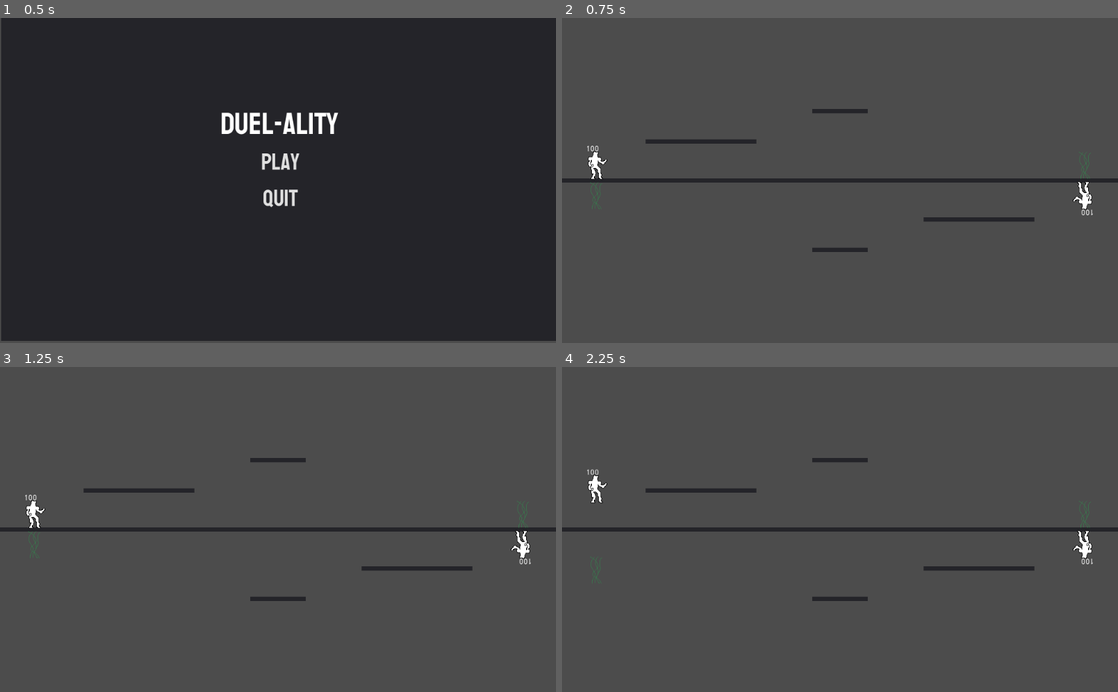
Above: before the commit, frames 1-4 (two rows, left to right).
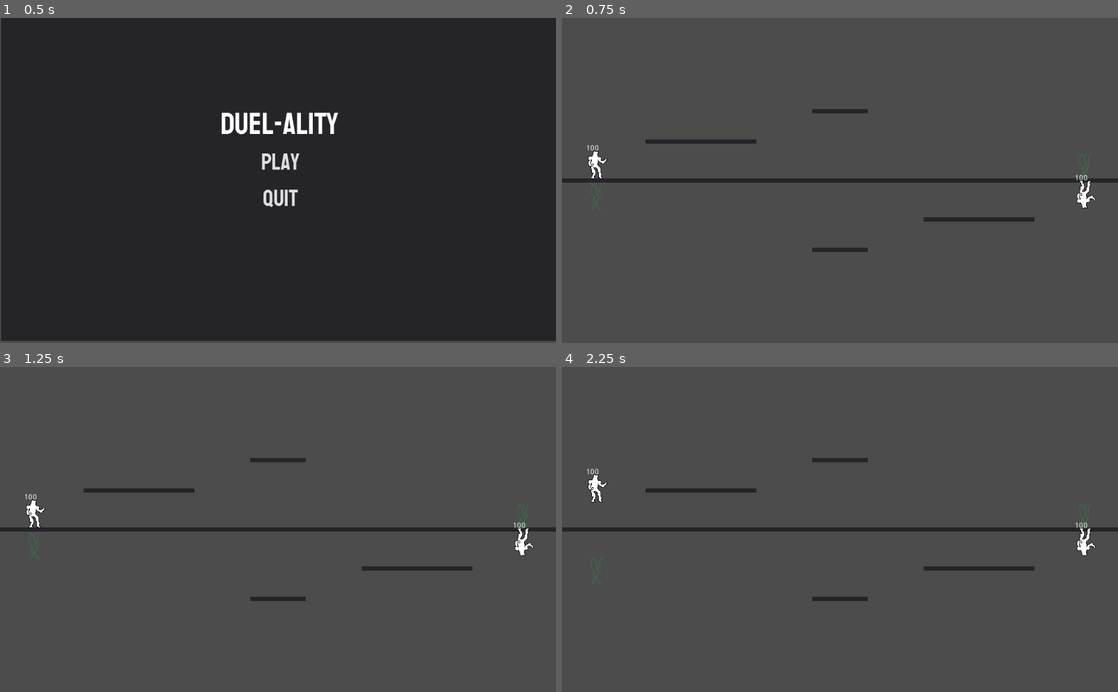
Above: after the commit, the same moments.

Repository: Isaacc1018/GameJam2022
Game: Godot game, scene res://Menu/Menu.tscn
Two runs of this game, one before a commit and one after it. Both use one fixed random seed, a clock stepped at 60 frames per second and the inputs below.
Inputs:
- Up to frame 1 (0.5 s): no input
- Up to frame 2 (0.75 s): click "PLAY" at 0.5 s
- Up to frame 3 (1.25 s): no input
- Up to frame 4 (2.25 s): tap Enter at 1.25 s; tap Space at 2 s

Frame 1 is identical in both runs. In frame 2, 0.3% of the frame differs, in the area x 4-96%, y 39-61%; in frame 3, 0.3%; in frame 4, 0.3%.

Commit message:
fix label orientation

Diff:
--- a/Arena/FlatArena.tscn
+++ b/Arena/FlatArena.tscn
@@ -100,7 +100,6 @@
 
 [node name="P2" parent="." instance=ExtResource( 1 )]
 position = Vector2( 450, 32 )
-scale = Vector2( -1, -1 )
 
 [node name="P1Shadow" parent="." instance=ExtResource( 2 )]
 position = Vector2( -311.969, 57.0388 )
--- a/Player/Player.gd
+++ b/Player/Player.gd
@@ -14,9 +14,11 @@
 func _ready():
 	stunTimer.set_one_shot(true)
 	stunTimer.set_wait_time(0.2)
-	if scale.y == -1:
+	if name == "P2":
 		gravity = gravity * -1
 		jumpStr = jumpStr * -1
+		$AnimatedSprite.scale.y = -1
+		$BodyHitBox.scale.y = -1
 	pass
 
 func get_input():
@@ -40,7 +42,8 @@
 		gravity = gravity * -1
 		jumpStr = jumpStr * -1
 		position.y=position.y*-1
-		scale.y = scale.y*-1
+		$AnimatedSprite.scale.y = $AnimatedSprite.scale.y*-1
+		$BodyHitBox.scale.y = $AnimatedSprite.scale.y
 	if Input.is_action_just_pressed(name+ "_Punch"):
 		$AnimatedSprite.frame=1
 		$PunchHitBox/CollisionShape2D.disabled = false
--- a/Player/Player.tscn
+++ b/Player/Player.tscn
@@ -47,8 +47,9 @@
 [node name="KinematicBody2D" type="KinematicBody2D"]
 script = ExtResource( 2 )
 
-[node name="CollisionShape2D" type="CollisionShape2D" parent="."]
-position = Vector2( 0.944946, 2.83482 )
+[node name="BodyHitBox" type="CollisionShape2D" parent="."]
+position = Vector2( 0, 2 )
+scale = Vector2( 1, 1.1 )
 shape = SubResource( 1 )
 
 [node name="AnimatedSprite" type="AnimatedSprite" parent="."]
--- a/project.godot
+++ b/project.godot
@@ -18,8 +18,7 @@
 
 P1_Jump={
 "deadzone": 0.5,
-"events": [ Object(InputEventKey,"resource_local_to_scene":false,"resource_name":"","device":0,"alt":false,"shift":false,"control":false,"meta":false,"command":false,"pressed":false,"scancode":16777232,"unicode":0,"echo":false,"script":null)
-, Object(InputEventKey,"resource_local_to_scene":false,"resource_name":"","device":0,"alt":false,"shift":false,"control":false,"meta":false,"command":false,"pressed":false,"scancode":32,"unicode":0,"echo":false,"script":null)
+"events": [ Object(InputEventKey,"resource_local_to_scene":false,"resource_name":"","device":0,"alt":false,"shift":false,"control":false,"meta":false,"command":false,"pressed":false,"scancode":32,"unicode":0,"echo":false,"script":null)
 , Object(InputEventKey,"resource_local_to_scene":false,"resource_name":"","device":0,"alt":false,"shift":false,"control":false,"meta":false,"command":false,"pressed":false,"scancode":87,"unicode":0,"echo":false,"script":null)
 , Object(InputEventJoypadButton,"resource_local_to_scene":false,"resource_name":"","device":0,"button_index":0,"pressure":0.0,"pressed":false,"script":null)
 , Object(InputEventJoypadMotion,"resource_local_to_scene":false,"resource_name":"","device":0,"axis":1,"axis_value":-1.0,"script":null)
@@ -27,22 +26,19 @@
 }
 P1_Left={
 "deadzone": 0.5,
-"events": [ Object(InputEventKey,"resource_local_to_scene":false,"resource_name":"","device":0,"alt":false,"shift":false,"control":false,"meta":false,"command":false,"pressed":false,"scancode":65,"unicode":0,"echo":false,"script":null)
-, Object(InputEventKey,"resource_local_to_scene":false,"resource_name":"","device":0,"alt":false,"shift":false,"control":false,"meta":false,"command":false,"pressed":false,"scancode":16777231,"unicode":0,"echo":false,"script":null)
-, Object(InputEventJoypadMotion,"resource_local_to_scene":false,"resource_name":"","device":0,"axis":0,"axis_value":-1.0,"script":null)
+"events": [ Object(InputEventJoypadMotion,"resource_local_to_scene":false,"resource_name":"","device":0,"axis":0,"axis_value":-1.0,"script":null)
+, Object(InputEventKey,"resource_local_to_scene":false,"resource_name":"","device":0,"alt":false,"shift":false,"control":false,"meta":false,"command":false,"pressed":false,"scancode":65,"unicode":0,"echo":false,"script":null)
  ]
 }
 P1_Right={
 "deadzone": 0.5,
 "events": [ Object(InputEventKey,"resource_local_to_scene":false,"resource_name":"","device":0,"alt":false,"shift":false,"control":false,"meta":false,"command":false,"pressed":false,"scancode":68,"unicode":0,"echo":false,"script":null)
-, Object(InputEventKey,"resource_local_to_scene":false,"resource_name":"","device":0,"alt":false,"shift":false,"control":false,"meta":false,"command":false,"pressed":false,"scancode":16777233,"unicode":0,"echo":false,"script":null)
 , Object(InputEventJoypadMotion,"resource_local_to_scene":false,"resource_name":"","device":0,"axis":0,"axis_value":1.0,"script":null)
  ]
 }
 P1_Flip={
 "deadzone": 0.5,
 "events": [ Object(InputEventKey,"resource_local_to_scene":false,"resource_name":"","device":0,"alt":false,"shift":false,"control":false,"meta":false,"command":false,"pressed":false,"scancode":83,"unicode":0,"echo":false,"script":null)
-, Object(InputEventKey,"resource_local_to_scene":false,"resource_name":"","device":0,"alt":false,"shift":false,"control":false,"meta":false,"command":false,"pressed":false,"scancode":16777234,"unicode":0,"echo":false,"script":null)
 , Object(InputEventJoypadButton,"resource_local_to_scene":false,"resource_name":"","device":0,"button_index":13,"pressure":0.0,"pressed":false,"script":null)
 , Object(InputEventJoypadMotion,"resource_local_to_scene":false,"resource_name":"","device":0,"axis":1,"axis_value":1.0,"script":null)
  ]
@@ -57,21 +53,25 @@
 "deadzone": 0.5,
 "events": [ Object(InputEventJoypadMotion,"resource_local_to_scene":false,"resource_name":"","device":1,"axis":1,"axis_value":-1.0,"script":null)
 , Object(InputEventJoypadButton,"resource_local_to_scene":false,"resource_name":"","device":1,"button_index":0,"pressure":0.0,"pressed":false,"script":null)
+, Object(InputEventKey,"resource_local_to_scene":false,"resource_name":"","device":0,"alt":false,"shift":false,"control":false,"meta":false,"command":false,"pressed":false,"scancode":16777232,"unicode":0,"echo":false,"script":null)
  ]
 }
 P2_Left={
 "deadzone": 0.5,
 "events": [ Object(InputEventJoypadMotion,"resource_local_to_scene":false,"resource_name":"","device":1,"axis":0,"axis_value":-1.0,"script":null)
+, Object(InputEventKey,"resource_local_to_scene":false,"resource_name":"","device":0,"alt":false,"shift":false,"control":false,"meta":false,"command":false,"pressed":false,"scancode":16777231,"unicode":0,"echo":false,"script":null)
  ]
 }
 P2_Right={
 "deadzone": 0.5,
 "events": [ Object(InputEventJoypadMotion,"resource_local_to_scene":false,"resource_name":"","device":1,"axis":0,"axis_value":1.0,"script":null)
+, Object(InputEventKey,"resource_local_to_scene":false,"resource_name":"","device":0,"alt":false,"shift":false,"control":false,"meta":false,"command":false,"pressed":false,"scancode":16777233,"unicode":0,"echo":false,"script":null)
  ]
 }
 P2_Flip={
 "deadzone": 0.5,
 "events": [ Object(InputEventJoypadMotion,"resource_local_to_scene":false,"resource_name":"","device":1,"axis":1,"axis_value":1.0,"script":null)
+, Object(InputEventKey,"resource_local_to_scene":false,"resource_name":"","device":0,"alt":false,"shift":false,"control":false,"meta":false,"command":false,"pressed":false,"scancode":16777234,"unicode":0,"echo":false,"script":null)
  ]
 }
 P2_Punch={
@@ -82,6 +82,7 @@
 P1_Kick={
 "deadzone": 0.5,
 "events": [ Object(InputEventJoypadButton,"resource_local_to_scene":false,"resource_name":"","device":0,"button_index":2,"pressure":0.0,"pressed":false,"script":null)
+, Object(InputEventKey,"resource_local_to_scene":false,"resource_name":"","device":0,"alt":false,"shift":false,"control":false,"meta":false,"command":false,"pressed":false,"scancode":70,"unicode":0,"echo":false,"script":null)
  ]
 }
 P2_Kick={
